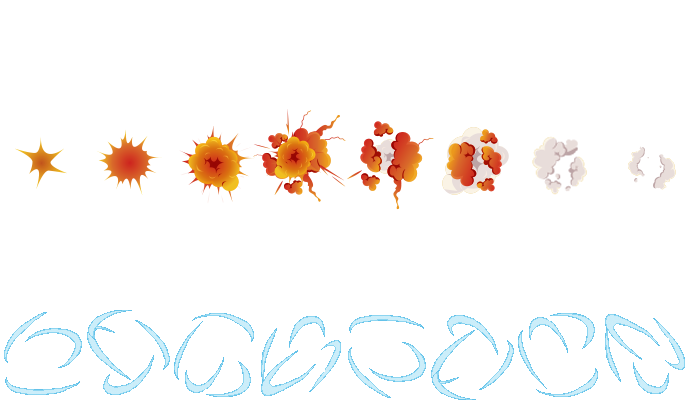
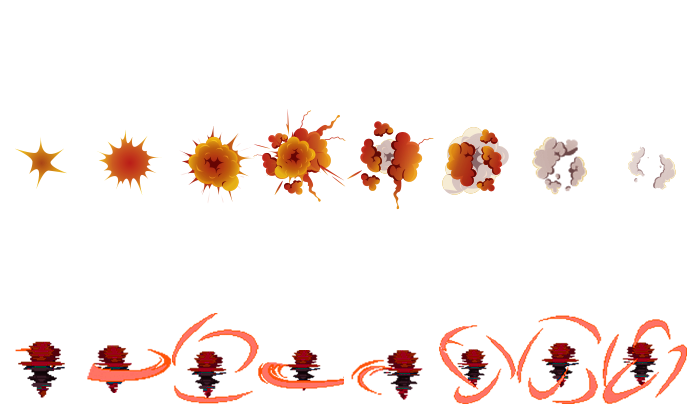
Layer changes from the first (688, 404) image to the second:
painted on "Layer 9" over [628, 147, 676, 190]
painted on "Layer 8" over [532, 136, 587, 195]
painted on "Layer 7" over [442, 127, 509, 195]
painted on "Layer 6" over [350, 121, 420, 209]
painted on "Layer 5" over [256, 117, 345, 195]
painted on "Layer 4" over [181, 126, 251, 203]
painted on "Layer 3" over [100, 133, 157, 192]
painted on "Layer 2" over [17, 141, 66, 187]
added layer "Layer 14" above "Group 3" over [15, 313, 687, 404]
hid group "Group 2" (4 layers) over [4, 310, 685, 400]
